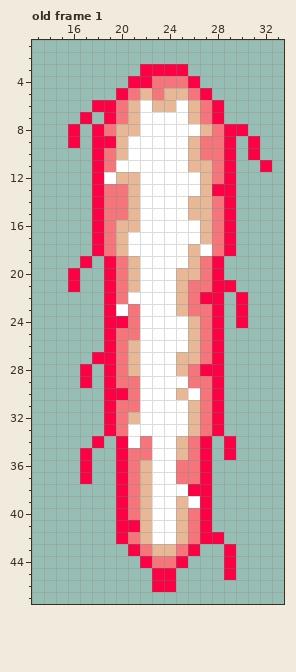
Edited in one commit: pixel-art file (assets/charms/1_red.aseprite). That is the earlier state.
48x48 pixels, 1 frame. Shown: old frame 1: x 13..33, y 1..47. The commit also changed other frames, which this record leaves out.
The same view after the edit:
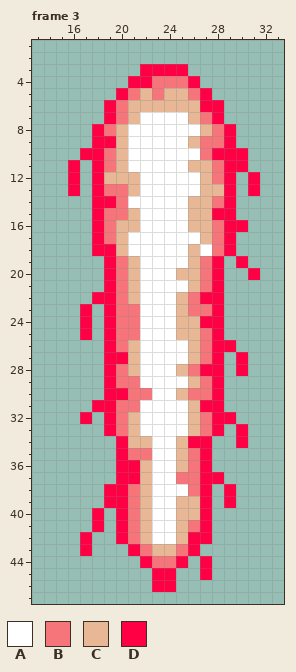
Palette (. is transparent): A #ffffff  B #f6757a  C #e8b796  D #ff0044
A new or re-ordered frame is compared with the old frame closest to it.
From old to new:
frames 1 -> 3
--- frame 3 is new; against old frame 1
@@ x 13..33 @@
  5 .......DBCBCCBD......
- 6 .....DDBCACCACBD.....
- 7 ....D.DBCAAAACBD.....
- 8 ...D.DBCCAAAAACBDD...
- 9 ...D.DDCAAAAACBBD.D..
-10 .....DBCAAAAACBBD.D..
-11 .....DBAAAAAACCBD..D.
-12 .....DACCAAAAACBD....
-13 .....DBBCAAAAACDD....
-14 .....DBBCAAAACCBD....
-15 .....DBBCAAAACCBD....
-16 .....DBCCAAAAACBD....
+ 6 ......DBCCCCCCDD.....
+ 7 ......DBCAAAACBD.....
+ 8 .....DBCAAAAAACBD....
+ 9 .....DDCAAAAACBBD....
+10 ....DDBCAAAAAABDDD...
+11 ...D.DBCAAAAACCBDD...
+12 ...D.DCCCAAAAACBD.D..
+13 ...D.DBBCAAAAACCD.D..
+14 .....DDBAAAAACCBD....
+15 .....DBBCAAAACCDD....
+16 .....DBCCAAAACCBDD...
 17 .....DBCAAAAAACBD....
-18 .....DBCAAAAACABD....
-19 ....D.DBCAAAACBD.....
-20 ...D..DBCAAACCBD.....
-21 ...D..DBCAAACBBDD....
-22 ......DBAAAACBDD.D...
-23 ......DABAAACBBD.D...
-24 ......DDBAAAACBD.D...
-25 ......DBBAAAACBD.....
-26 ......DBCAAAACBD.....
-27 .....DDBCAAACCBD.....
-28 ....D.DBCAAACBDD.....
-29 ....D.DBBAAAABBD.....
-30 ......DDBAAACABD.....
-31 ......DBBAAAACBD.....
-32 ......DBCAAAACBD.....
-33 ......DBAAAAACBD.....
-34 .....D.DABAACBD.D....
-35 ....D..DBBAACBD.D....
-36 ....D..DBCAABBD......
-37 ....D..DBCAABBD......
-38 .......DBCAAADD......
-39 .......DBCAACAD......
-40 .......DBCAACBD......
-41 .......DDCAACBD......
-42 .......DBCAACBDD.....
-43 ........DBCCBD..D....
-44 .........DBBD...D....
-45 ..........DD....D....
+18 .....DDCAAAAACABD....
+19 ......DBCAAAACBD.D...
+20 ......DBCAAACCBD..D..
+21 ......DBCAAAACBD.....
+22 .....DDBCAAACBDD.....
+23 ....D.DBBAAACBBD.....
+24 ....D.DBBAAACCDD.....
+25 ....D.DBBAAACCBD.....
+26 ......DBCAAAACBDD....
+27 ......DDCAAAACBD.D...
+28 ......DBCAAACBDD.D...
+29 ......DBBAAAACBD.....
+30 ......DDBBAACBBD.....
+31 .....DDBBAAAACDD.....
+32 ....D.DBCAAAACBDD....
+33 ......DBCAAAACBD.D...
+34 .......DCCAACDD..D...
+35 .......DBBAACBD......
+36 .......DDCAACBD......
+37 .......DDCAABBDD.....
+38 ......DDBCAAABD.D....
+39 ......DDBCAACCD.D....
+40 .....D.DBCAACCD......
+41 .....D.DBCAACBD......
+42 ....D..DBCAACDD......
+43 ....D...DBCCBD.......
+44 .........DBBD.D......
+45 ..........DD..D......
 46 ..........DD.........
Boxes around the changes in both pictures, in picture pixels (x1, y1, x2, y2):
changed: (68, 100, 272, 580)
